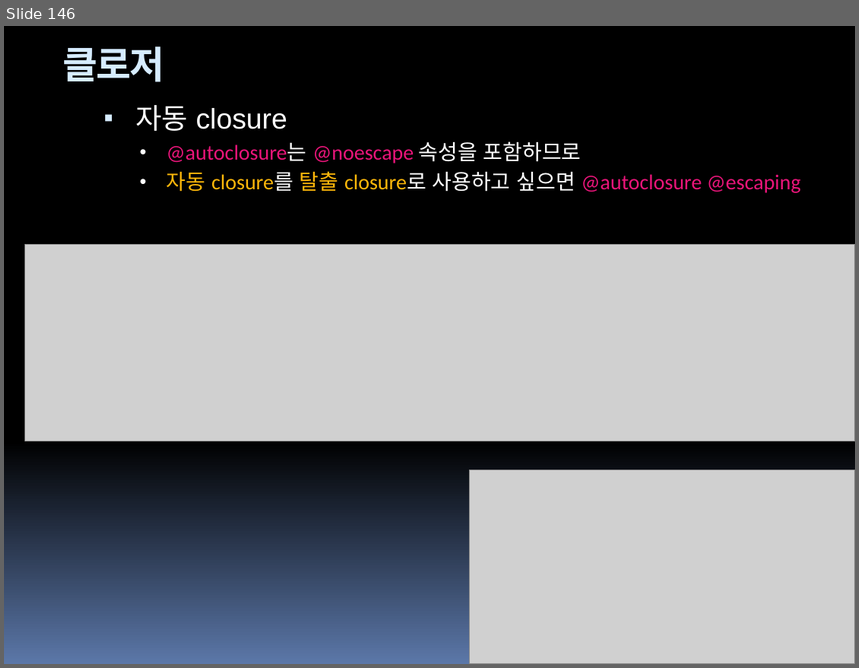
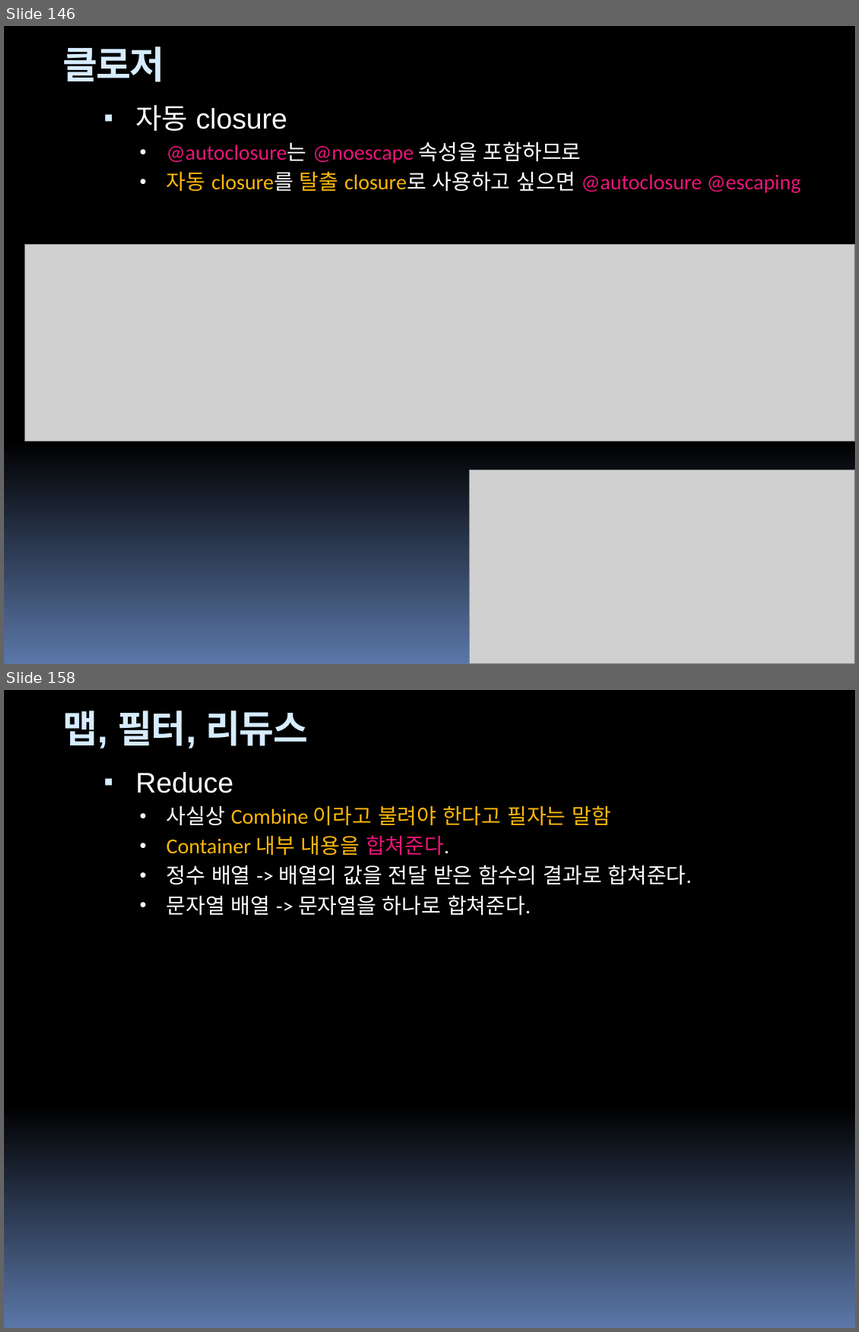
Before and after one commit to hounga13/helloSwift, a slide deck: Swift세미나자료.pptx. Shown one above the other, each under a label of ours: slide 146 before the commit, slides 146 and 158 after it; the slides between them are not shown. The pictures are 859x668 and 859x1332 pixels, drawn with LibreOffice and Linux fonts; fonts in the diff are those of the drawing; grey boxes stand for pictures. Boxes give left, top, right and bottom in pixels: in the first picture for what was removed or moved away, otherwise in the second. Text is boxed around its words. In the diff, an @@ line names an element or a change of style, - is before the commit and + after.

Commit message:
chapter17 map, filter, reduce

```diff
--- a/Swift세미나자료.pptx
+++ b/Swift세미나자료.pptx
@@ slide 158 added at [4,690,855,1328], background gradient #000000 to #5B77A8; not listed: 4 template elements that a slide beside it also shows @@
@@ title added at [63,711,307,749], 32 pt, text #D6ECFF, bold @@
+맵, 필터, 리듀스
@@ text added at [135,772,692,916], 18 pt, text #FFFFFF @@
+▪ Reduce
+  • 사실상 Combine 이라고 불려야 한다고 필자는 말함
+  • Container 내부 내용을 합쳐준다.
+  • 정수 배열 -> 배열의 값을 전달 받은 함수의 결과로 합쳐준다.
+  • 문자열 배열 -> 문자열을 하나로 합쳐준다.
```
Also in this commit, not shown: 14 other slides added, 2 other files.
